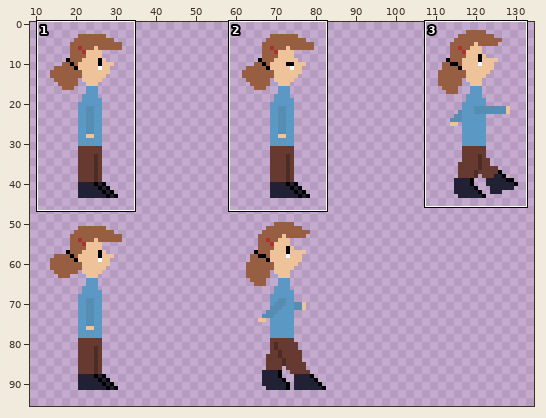
A sprite sheet gets an edit: scenes/characters/alicia/alicia_adulta.png. Above, an overview of the earlier version with the close-up marked.
Close-up. Earlier state:
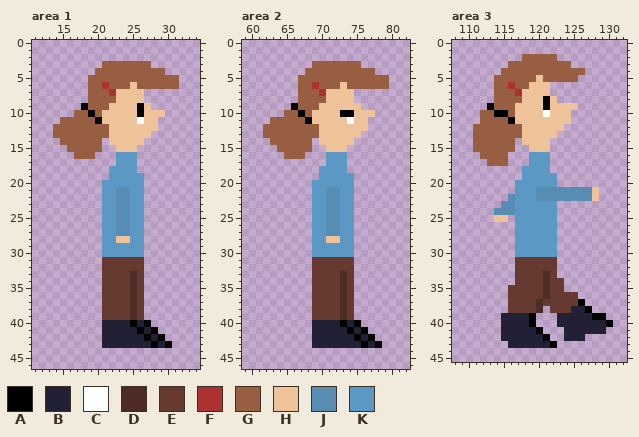
The file is 720x480 pixels, drawn in blocks of 5x5; one block is one cell here. Shown: area 1: x 11..34, y 0..46; area 2: x 59..82, y 0..46; area 3: x 108..132, y 0..45. The wide view leaves out empty margins. The commit also changed other parts of the picture, which this record leaves out.
Palette (. is transparent): A #000000  B #222034  C #ffffff  D #4d2c26  E #663931  F #ac3232  G #975e42  H #eec39a  J #588db3  K #5b98c3
Pixels before, area 1, first column x 14:
 3 .......GGGGGGG....
 4 ......GGGGGGGGGG..
 5 .....GGGGGGGGGGGGG
 6 .....GGFGGGHGGGGGG
 7 .....GGGFHHHH.....
 8 .....GGGGHHHH.....
 9 ....AGGGHHHHAH....
10 ...GGAGHHHHHAHHH..
11 .GGGGGAHHHHHCHH...
12 GGGGGGGGHHHHHHH...
13 GGGGGGGGHHHHHH....
14 .GGGGGG.HHHHH.....
15 ..GGGGG..HHH......
16 ...GGG...KKK......
17 .........KKK......
18 ........KKKK......
19 ........KKKKK.....
20 .......KKKKKK.....
21 .......KKJJKK.....
22 .......KKJJKK.....
23 .......KKJJKK.....
24 .......KKJJKK.....
25 .......KKJJKK.....
26 .......KKJJKK.....
27 .......KKJJKK.....
28 .......KKHHKK.....
29 .......KKKKKK.....
30 .......KKKKKK.....
31 .......EEEEEE.....
32 .......EEEEEE.....
33 .......EEEEDE.....
34 .......EEEEDE.....
35 .......EEEEDE.....
36 .......EEEEDE.....
37 .......EEEEDE.....
38 .......EEEEDE.....
39 .......EEEEDE.....
40 .......BBBBABA....
41 .......BBBBBABA...
42 .......BBBBBBABA..
43 .......BBBBBBBABA.
Pixels before, area 2, first column x 62:
 3 .......GGGGGGG....
 4 ......GGGGGGGGGG..
 5 .....GGGGGGGGGGGGG
 6 .....GGFGGGHGGGGGG
 7 .....GGGFHHHH.....
 8 .....GGGGHHHH.....
 9 ....AGGGHHHHHH....
10 ...GGAGHHHHAAHHH..
11 .GGGGGAHHHHHCHH...
12 GGGGGGGGHHHHHHH...
13 GGGGGGGGHHHHHH....
14 .GGGGGG.HHHHH.....
15 ..GGGGG..HHH......
16 ...GGG...KKK......
17 .........KKK......
18 ........KKKK......
19 ........KKKKK.....
20 .......KKKKKK.....
21 .......KKJJKK.....
22 .......KKJJKK.....
23 .......KKJJKK.....
24 .......KKJJKK.....
25 .......KKJJKK.....
26 .......KKJJKK.....
27 .......KKJJKK.....
28 .......KKHHKK.....
29 .......KKKKKK.....
30 .......KKKKKK.....
31 .......EEEEEE.....
32 .......EEEEEE.....
33 .......EEEEDE.....
34 .......EEEEDE.....
35 .......EEEEDE.....
36 .......EEEEDE.....
37 .......EEEEDE.....
38 .......EEEEDE.....
39 .......EEEEDE.....
40 .......BBBBABA....
41 .......BBBBBABA...
42 .......BBBBBBABA..
43 .......BBBBBBBABA.
Pixels before, area 3, first column x 111:
 2 .......GGGGG........
 3 .....GGGGGGGGG......
 4 ....GGGGGGGGGGGG....
 5 ...GGGGGGHGGGGG.....
 6 ...GGFGGHHH.........
 7 ...GGGFHHHH.........
 8 ...GGGGHHHAH........
 9 ..AGGGHHHHAHHHH.....
10 .GGAAGHHHHCHHH......
11 .GGGGAHHHHHHHH......
12 GGGGGGGHHHHHH.......
13 GGGGGGGHHHHH........
14 GGGGGG.HHHH.........
15 GGGGGG..HHH.........
16 .GGGG...KKK.........
17 ..GGG...KKK.........
18 .......KKKK.........
19 .......KKKKK........
20 ......KKKKKK........
21 ......KKKJJJJJJJJH..
22 .....JKKKJJJJJJJJH..
23 ....JJKKKKKK........
24 ...JJJKKKKKK........
25 ...HH.KKKKKK........
26 ......KKKKKK........
27 ......KKKKKK........
28 ......KKKKKK........
29 ......KKKKKK........
30 ......KKKKKK........
31 ......EEEEEE........
32 ......EEEEEE........
33 ......EEEEDE........
34 ......EEEEDEE.......
35 .....EEEEEDEE.......
36 .....EEEEEDEEEE.....
37 .....EEEEDEEEEEA....
38 .....EEEED.EEEBBA...
39 ....BBBBA...BBBBBAA.
40 ....BBBBA...BBBBBBBA
41 ....BBBBBA...BBBBBB.
42 ....BBBBBBA..BBB....
43 .....BBBBBBA........
The same view after the edit:
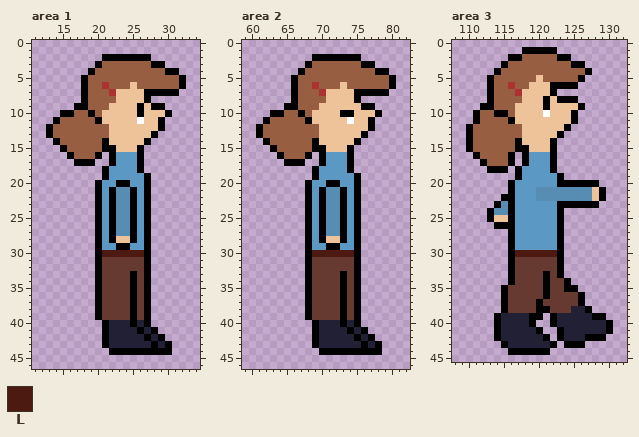
Colours new in this view: L #4c1a11
What changed:
Changed rows in their new state; - is an unchanged pixel.
Area 1:
first column x 13:
 2 --------AAAAAAA-----
 3 -------A-------AA---
 4 ------A----------AA-
 5 -----A-------------A
 6 -----A-------------A
 7 -----A--------AAAAA-
 8 -----A--------A-----
 9 ----A----------AA---
10 --AA-------------A--
11 -A--------------A---
12 A---------------A---
13 A--------------A----
14 -A------A-----A-----
15 --A-----AA---A------
16 ---A---A-A---A------
17 ----AAA--A---A------
18 --------A----A------
19 --------A-----A-----
20 -------A--AA--A-----
21 -------A-A--A-A-----
22 -------A-A--A-A-----
23 -------A-A--A-A-----
24 -------A-A--A-A-----
25 -------A-A--A-A-----
26 -------A-A--A-A-----
27 -------A-A--A-A-----
28 -------A-A--A-A-----
29 -------A--AA--A-----
30 -------ALLLLLLA-----
31 -------A------A-----
32 -------A------A-----
33 -------A----A-A-----
34 -------A----A-A-----
35 -------A----A-A-----
36 -------A----A-A-----
37 -------A----A-A-----
38 -------A----A-A-----
39 -------A----A-A-----
40 --------A-----------
41 --------A-----------
42 --------A-----------
43 --------A-----------
44 ---------AAAAAAAAA--
Area 2:
first column x 61:
 2 --------AAAAAAA-----
 3 -------A-------AA---
 4 ------A----------AA-
 5 -----A-------------A
 6 -----A-------------A
 7 -----A--------AAAAA-
 8 -----A--------A-----
 9 ----A----------AA---
10 --AA-------------A--
11 -A--------------A---
12 A---------------A---
13 A--------------A----
14 -A------A-----A-----
15 --A-----AA---A------
16 ---A---A-A---A------
17 ----AAA--A---A------
18 --------A----A------
19 --------A-----A-----
20 -------A--AA--A-----
21 -------A-A--A-A-----
22 -------A-A--A-A-----
23 -------A-A--A-A-----
24 -------A-A--A-A-----
25 -------A-A--A-A-----
26 -------A-A--A-A-----
27 -------A-A--A-A-----
28 -------A-A--A-A-----
29 -------A--AA--A-----
30 -------ALLLLLLA-----
31 -------A------A-----
32 -------A------A-----
33 -------A----A-A-----
34 -------A----A-A-----
35 -------A----A-A-----
36 -------A----A-A-----
37 -------A----A-A-----
38 -------A----A-A-----
39 -------A----A-A-----
40 --------A-----------
41 --------A-----------
42 --------A-----------
43 --------A-----------
44 ---------AAAAAAAAA--
Area 3:
first column x 110:
 1 --------AAAAA--------
 2 ------AA-----AA------
 3 -----A---------AA----
 4 ----A------------A---
 5 ---A------------A----
 6 ---A--------AAAA-----
 7 ---A--------A--------
 8 ---A---------AAA-----
 9 --A-------------A----
10 -A-------------A-----
11 -A-------------A-----
12 A-------------A------
13 A------------A-------
14 A------A----A--------
15 A------AA---A--------
16 -A----A-A---A--------
17 --A---A-A---A--------
18 ---AAA-A----A--------
19 -------A-----A-------
20 ------A------AAAAAA--
21 ------A------------A-
22 -----AA------------A-
23 ----A-A------AAAAAA--
24 ---A--A------A-------
25 ---A--A------A-------
26 ----AAA------A-------
27 ------A------A-------
28 ------A------A-------
29 ------A------A-------
30 ------ALLLLLLA-------
31 ------A------A-------
32 ------A------A-------
33 ------A----A-A-------
34 ------A----A--A------
35 -----A-----A--AA-----
36 -----A-----A----A----
37 -----A----A----------
38 -----A----AA---------
39 ----A-----A-A--------
40 ----A-------A--------
41 ----A--------A------A
42 ----A--------A---AAA-
43 -----A--------AAA----
44 ------AAAAAA---------
